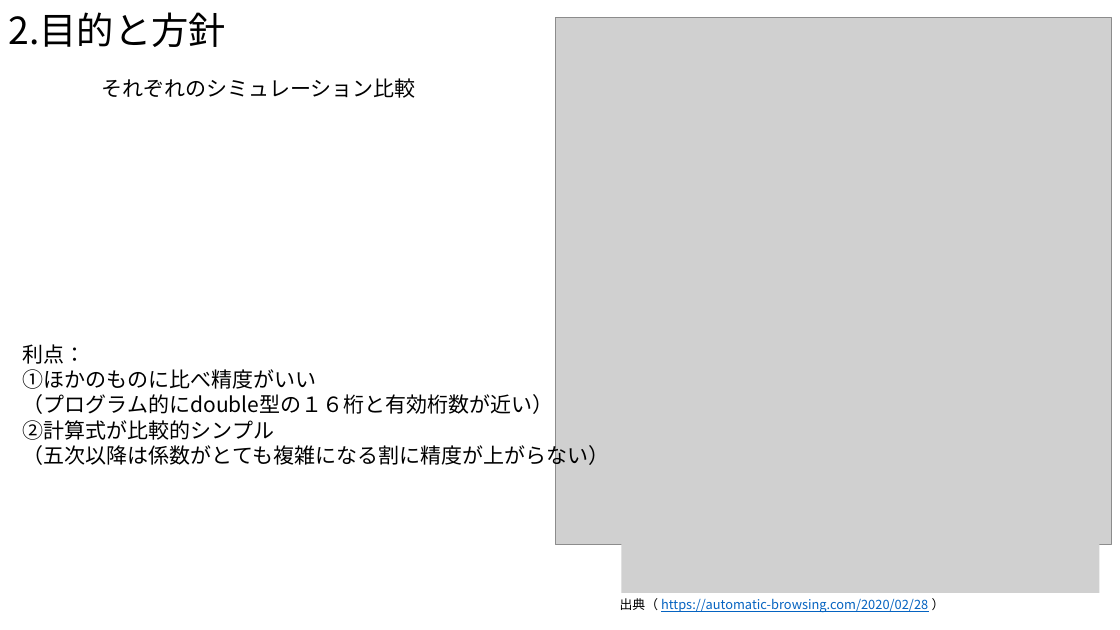
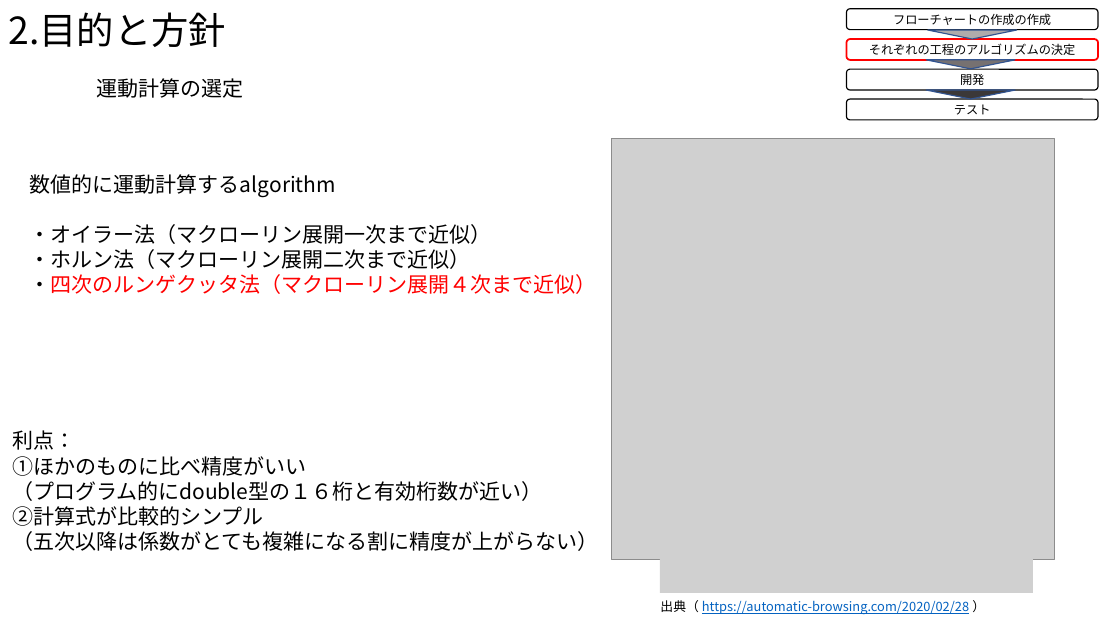
Before and after one commit to Takeuchi-yuya/Ksimulation, a slide deck: slide 7 of docs/中間発表.pptx (slide 8 before the commit). Drawn at 1120x630 pixels with LibreOffice and Linux fonts; fonts in the diff are those of the drawing; grey boxes stand for pictures. Boxes give left, top, right and bottom in pixels: in the first picture for what was removed or moved away, otherwise in the second. Text is boxed around its words. In the diff, an @@ line names an element or a change of style, - is before the commit and + after.

```diff
--- a/docs/中間発表.pptx
+++ b/docs/中間発表.pptx
@@ group added at (847,8,1098,120): 4 rounded rectangles, 3 down arrows @@
+フローチャートの作成の作成
+それぞれの工程のアルゴリズムの決定
+開発
+テスト
@@ title added at (97,78,244,98), 18 pt, text #000000 @@
+運動計算の選定
@@ text removed at (102,78,416,98) @@
-それぞれのシミュレーション比較
@@ picture: place and size @@
-picture at (555,18,1112,545)
+picture at (612,139,1055,560)
@@ text added at (30,174,597,294), 18 pt, text #000000 @@
+数値的に運動計算するalgorithm
+・オイラー法（マクローリン展開一次まで近似）
+・ホルン法（マクローリン展開二次まで近似）
+・四次のルンゲクッタ法（マクローリン展開４次まで近似）
@@ text "利点：": place and size @@
-text "利点：" at (23,344,609,468)
+text "利点：" at (12,430,598,551)
@@ picture: place and size @@
-picture at (622,532,1100,593)
+picture at (660,545,1033,593)
@@ text "出典（ https://automatic-browsing.com/2020/02/28 ）": place and size @@
-text "出典（ https://automatic-browsing.com/2020/02/28 ）" at (620,598,928,613)
+text "出典（ https://automatic-browsing.com/2020/02/28 ）" at (660,600,969,615)
```
Also in this commit, not shown: 9 other slides changed, 1 other file.
